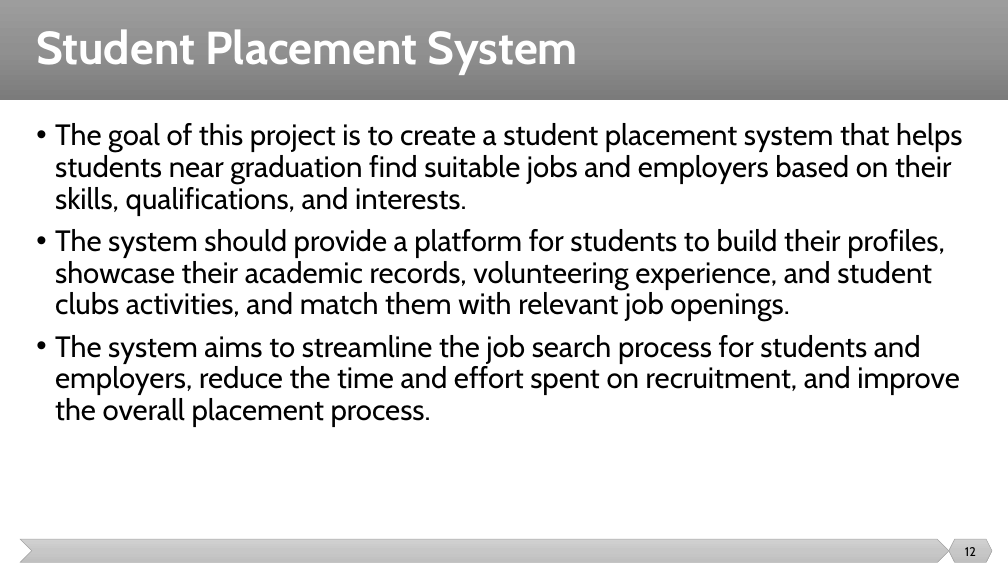
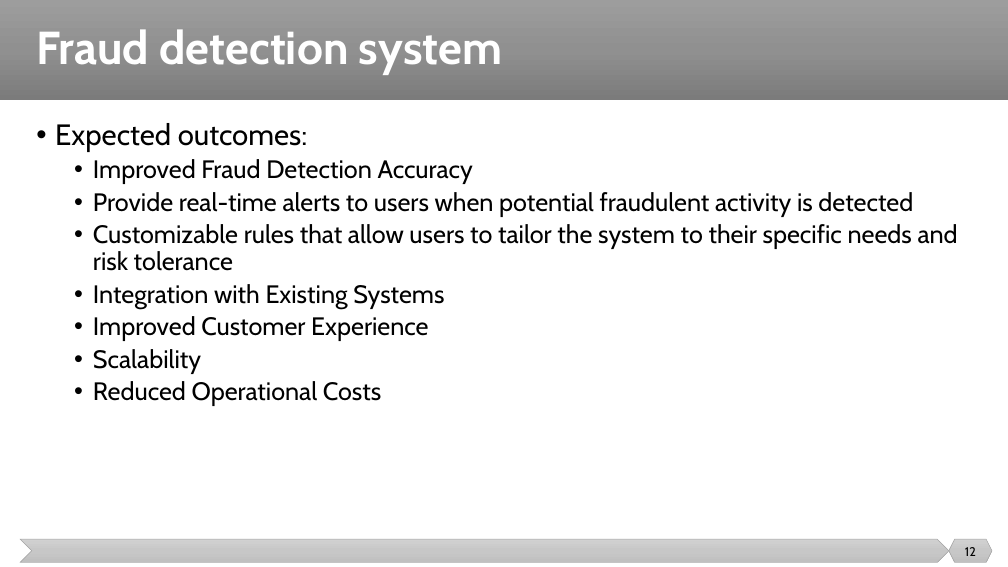
Before and after one commit to malenezi/malenezi, a slide deck: slide 12 of SE499/Lectures/2/Projects.pptx. Drawn at 1008x567 pixels with LibreOffice and Linux fonts; fonts in the diff are those of the drawing. Boxes give left, top, right and bottom in pixels: in the first picture for what was removed or moved away, otherwise in the second. Text is boxed around its words. In the diff, an @@ line names an element or a change of style, - is before the commit and + after.

```diff
--- a/SE499/Lectures/2/Projects.pptx
+++ b/SE499/Lectures/2/Projects.pptx
@@ title at [36,29,502,75]: text changed @@
-Student Placement System
+Fraud detection system
@@ text at [55,123,958,406]: text changed; size 28 to 24 pt @@
-• The goal of this project is to create a student placement system that helps students near graduation find suitable jobs and employers based on their skills, qualifications, and interests.
-• The system should provide a platform for students to build their profiles, showcase their academic records, volunteering experience, and student clubs activities, and match them with relevant job openings.
-• The system aims to streamline the job search process for students and employers, reduce the time and effort spent on recruitment, and improve the overall placement process.
+• Expected outcomes:
+  • Improved Fraud Detection Accuracy
+  • Provide real-time alerts to users when potential fraudulent activity is detected
+  • Customizable rules that allow users to tailor the system to their specific needs and risk tolerance
+  • Integration with Existing Systems
+  • Improved Customer Experience
+  • Scalability
+  • Reduced Operational Costs
```
Also in this commit, not shown: 9 other slides changed, 14 slides added, 6 slides removed.
